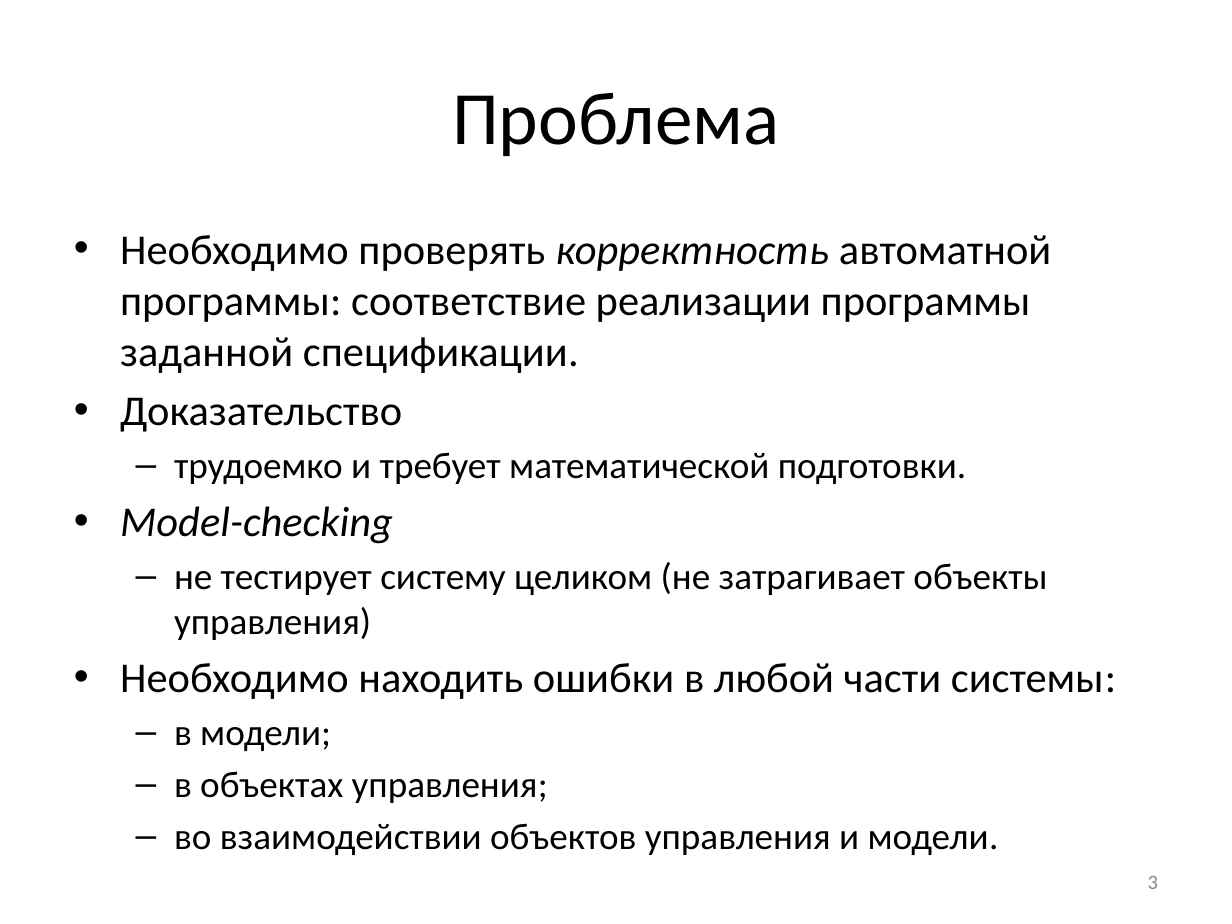
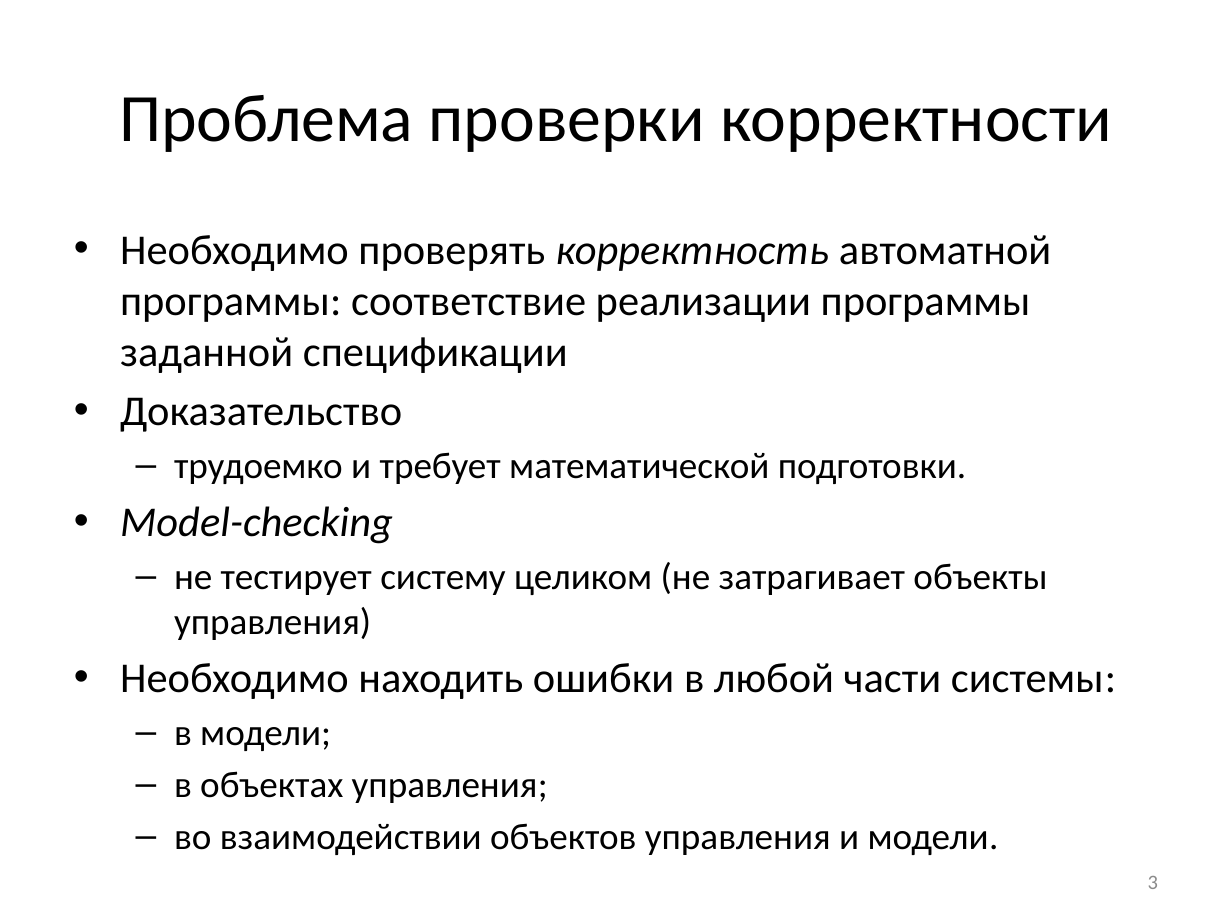
Before and after one commit to nohoper/masters, a slide deck: slide 3 of kmu.pptx. Drawn at 1232x924 pixels with LibreOffice and Linux fonts; fonts in the diff are those of the drawing. Boxes give left, top, right and bottom in pixels: in the first picture for what was removed or moved away, otherwise in the second. Text is boxed around its words. In the diff, an @@ line names an element or a change of style, - is before the commit and + after.

```diff
--- a/kmu.pptx
+++ b/kmu.pptx
@@ title at <box>119,95,1112,152</box>: text changed; size 44 to 39.6 pt @@
-Проблема
+Проблема проверки корректности
@@ text at <box>120,235,1051,373</box>: text changed @@
-• Необходимо проверять корректность автоматной программы: соответствие реализации программы заданной спецификации.
+• Необходимо проверять корректность автоматной программы: соответствие реализации программы заданной спецификации
```
Also in this commit, not shown: 19 other slides changed, 2 slides removed.
